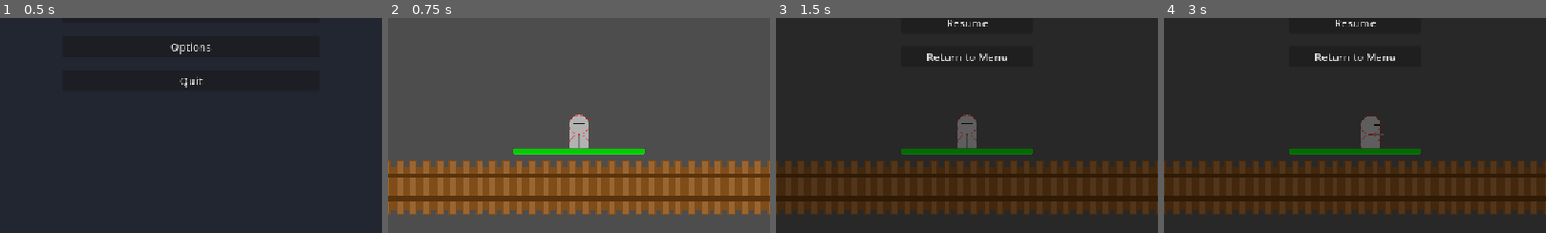
Above: before the commit, frames 1-4 (left to right).
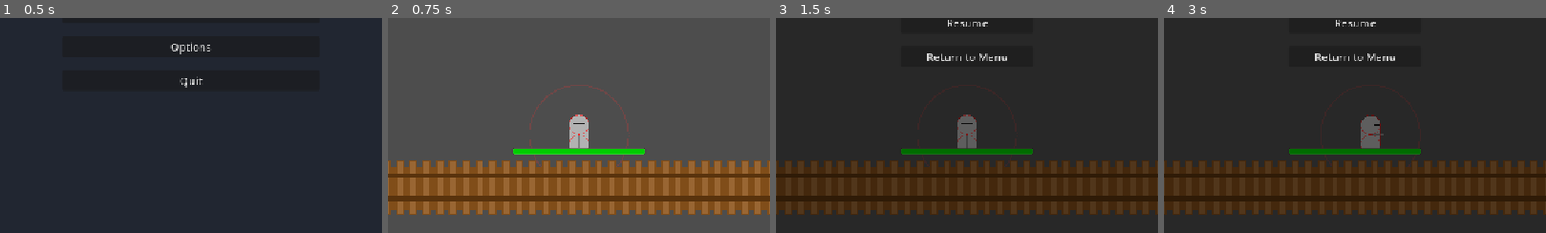
Above: after the commit, the same moments.

Repository: LucasGauterio/godot-wave-conqueror
Game: Godot game, scene res://scenes/ui/menu.tscn
Two runs of this game, one before a commit and one after it. Both use one fixed random seed, a clock stepped at 60 frames per second and the inputs below.
Inputs:
- Up to frame 1 (0.5 s): no input
- Up to frame 2 (0.75 s): click "Start Game" at 0.5 s
- Up to frame 3 (1.5 s): click "Menu" at 1.25 s
- Up to frame 4 (3 s): click "Resume" at 2 s; tap Enter at 2.75 s; hold D (move_right) from 2.78 s (still down); tap Space (attack) at 2.85 s
The pictures show only the part of the screen within x 25-75%, y 50-100%; the shares and areas given below are measured in that part.

Frame 1 is identical in both runs. In frame 2, 0.3% of the frame differs, in the area x 37-64%, y 31-70%; in frame 3, less than 0.1%; in frame 4, less than 0.1%.

Commit message:
fix: Reduce Knight weapon hitbox radius by 25% (100 -> 75)

Diff:
--- a/scenes/player/knight.tscn
+++ b/scenes/player/knight.tscn
@@ -7,7 +7,7 @@
 height = 60.0
 
 [sub_resource type="CircleShape2D" id="CircleShape2D_attack"]
-radius = 100.0
+radius = 75.0
 
 [node name="Knight" type="CharacterBody2D"]
 collision_layer = 1
--- a/scripts/player.gd
+++ b/scripts/player.gd
@@ -175,6 +175,12 @@
 		draw_line(Vector2(-15, -15), Vector2(-15, 15), outline_color, 1.0)
 		draw_line(Vector2(15, -15), Vector2(15, 15), outline_color, 1.0)
 
+		# Draw weapon range (Circle)
+		if attack_area and attack_area.has_node("CollisionShape2D"):
+			var shape = attack_area.get_node("CollisionShape2D").shape
+			if shape is CircleShape2D:
+				draw_arc(Vector2.ZERO, shape.radius, 0, TAU, 32, Color(1, 0.2, 0.2, 0.2), 2.0)
+
 func check_auto_attack():
 	if time_since_last_attack <= 0 and current_state != State.ATTACK:
 		var bodies = attack_area.get_overlapping_bodies()
